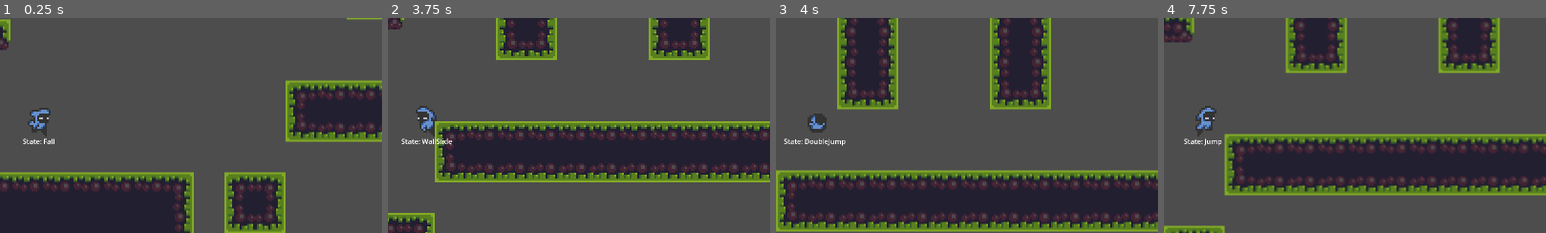
Above: before the commit, frames 1-4 (left to right).
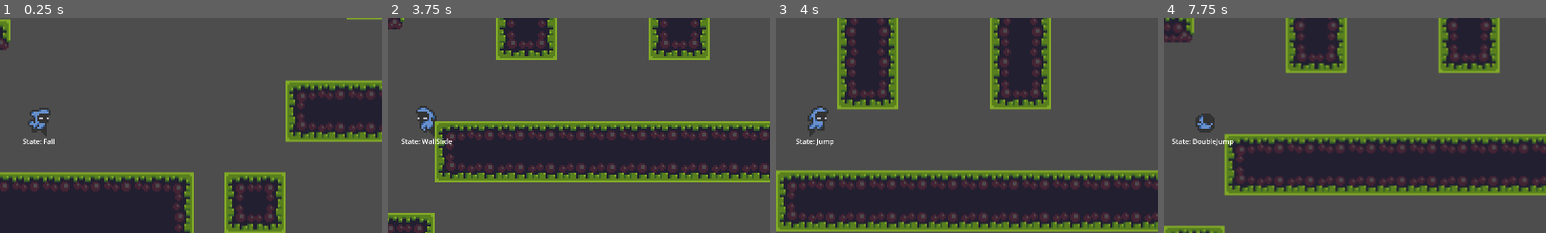
Above: after the commit, the same moments.

Repository: zTiagok/godot.2D_platformer_prototype
Game: Godot game, scene res://Stages/DebugMap.stage.tscn
Same seed, same stepped clock (60 frames per second), same inputs: the game is played once before the commit and once after it.
Inputs:
- Up to frame 1 (0.25 s): no input
- Up to frame 2 (3.75 s): hold D (right) 0.53-2.03 s; tap Space (jump) at 0.6, 0.77, 1.07, 1.52, 1.55, 1.82, 2.1, 3.02, 3.05, 3.32, 3.6 s; tap Shift (dodge) at 1.35, 2.85 s; hold A (left) 2.03-2.78 s; hold D (right) from 2.78 s (still down)
- Up to frame 3 (4 s): keep holding D (right); tap Space (jump) at 3.77 s
- Up to frame 4 (7.75 s): tap Space (jump) at 4.07, 4.52, 4.55, 4.82, 5.1, 6.02, 6.05, 6.32, 6.6, 6.77, 7.07, 7.52, 7.55 s; release D (right) at 4.28 s; hold A (left) 4.28-5.03 s; tap Shift (dodge) at 4.35, 5.85, 7.35 s; hold D (right) 5.03-5.78 s; hold A (left) 5.78-7.28 s; hold D (right) from 7.28 s (still down)
The pictures show only the part of the screen within x 45-95%, y 22-72%; the shares and areas given below are measured in that part.

Frames 1-2 are identical in both runs. In frame 3, 0.6% of the frame differs, in the area x 2-19%, y 40-60%; in frame 4, 0.6%.

Commit message:
refactor: Changing some structure from "Wall Slide" to "Wall Jump" state.

Diff:
--- a/Entities/Player/Player.entity.tscn
+++ b/Entities/Player/Player.entity.tscn
@@ -15,6 +15,7 @@
 [ext_resource type="Script" uid="uid://dlkp8fm14r05f" path="res://Entities/Player/States/DoubleJump.script.gd" id="9_ndr5u"]
 [ext_resource type="Texture2D" uid="uid://dn0i2xkrgn4eu" path="res://Entities/Player/Sprites/Player Jump Down.png" id="9_uyy4i"]
 [ext_resource type="Script" uid="uid://ctf4lg5ecc2ud" path="res://Entities/Player/States/WallSlide.state.gd" id="11_ssdom"]
+[ext_resource type="Script" uid="uid://blljp5yioaqph" path="res://Entities/Player/States/WallJump.script.gd" id="12_35vsa"]
 [ext_resource type="Texture2D" uid="uid://dunaj1w72xgrv" path="res://Entities/Player/Sprites/Player Double Jump.png" id="14_ndr5u"]
 [ext_resource type="Texture2D" uid="uid://dv37x8d0vb5k8" path="res://Entities/Player/Sprites/Player Wall Slide.png" id="16_as5ja"]
 
@@ -441,6 +442,59 @@
 "transitions": PackedFloat32Array(1),
 "update": 0,
 "values": [Vector2(-1, -8)]
+}
+
+[sub_resource type="Animation" id="Animation_kbb50"]
+resource_name = "WallJump"
+length = 0.3
+loop_mode = 1
+tracks/0/type = "value"
+tracks/0/imported = false
+tracks/0/enabled = true
+tracks/0/path = NodePath("Sprite2D:frame")
+tracks/0/interp = 1
+tracks/0/loop_wrap = true
+tracks/0/keys = {
+"times": PackedFloat32Array(0, 0.1, 0.2, 0.3),
+"transitions": PackedFloat32Array(1, 1, 1, 1),
+"update": 1,
+"values": [0, 1, 2, 1]
+}
+tracks/1/type = "value"
+tracks/1/imported = false
+tracks/1/enabled = true
+tracks/1/path = NodePath("Sprite2D:texture")
+tracks/1/interp = 1
+tracks/1/loop_wrap = true
+tracks/1/keys = {
+"times": PackedFloat32Array(0),
+"transitions": PackedFloat32Array(1),
+"update": 1,
+"values": [ExtResource("9_3auna")]
+}
+tracks/2/type = "value"
+tracks/2/imported = false
+tracks/2/enabled = true
+tracks/2/path = NodePath("Sprite2D:hframes")
+tracks/2/interp = 1
+tracks/2/loop_wrap = true
+tracks/2/keys = {
+"times": PackedFloat32Array(0),
+"transitions": PackedFloat32Array(1),
+"update": 1,
+"values": [3]
+}
+tracks/3/type = "value"
+tracks/3/imported = false
+tracks/3/enabled = true
+tracks/3/path = NodePath("Sprite2D:position")
+tracks/3/interp = 1
+tracks/3/loop_wrap = true
+tracks/3/keys = {
+"times": PackedFloat32Array(0),
+"transitions": PackedFloat32Array(1),
+"update": 0,
+"values": [Vector2(0, -8)]
 }
 
 [sub_resource type="AnimationLibrary" id="AnimationLibrary_v2pd8"]
@@ -452,6 +506,7 @@
 &"Jump": SubResource("Animation_ia10a"),
 &"RESET": SubResource("Animation_l7pnr"),
 &"Walk": SubResource("Animation_v2pd8"),
+&"WallJump": SubResource("Animation_kbb50"),
 &"WallSlide": SubResource("Animation_ssdom")
 }
 
@@ -507,6 +562,10 @@
 script = ExtResource("11_ssdom")
 metadata/_custom_type_script = "uid://dvrnpg6dthq2s"
 
+[node name="WallJump" type="Node" parent="StateMachine"]
+script = ExtResource("12_35vsa")
+metadata/_custom_type_script = "uid://dvrnpg6dthq2s"
+
 [node name="DebugEntity" parent="." instance=ExtResource("8_rt0of")]
 z_index = 10
 z_as_relative = false
--- a/Entities/Player/Player.script.gd
+++ b/Entities/Player/Player.script.gd
@@ -63,6 +63,19 @@
 			wallSlideTimer = 0.3
 
 
+# Função utilizada para saber de qual lado da parede o Player está encostado.
+func DetectWallSide() -> Vector2:
+	var currentCollision : KinematicCollision2D
+
+	# Percorre todas as colisões do Player.
+	for collision in get_slide_collision_count():
+		# Pega a primeira colisão detectada no Player.
+		currentCollision = get_slide_collision(collision)
+
+	# Retorna o vetor do lado no qual está sendo encostado.
+	return currentCollision.get_normal()
+
+
 func ChangeDirection() -> void:
 	# Altera a direção do sprite dependendo da direção do player.
 	if direction.x > 0:
--- a/Entities/Player/States/Fall.script.gd
+++ b/Entities/Player/States/Fall.script.gd
@@ -15,10 +15,10 @@
 	# Caso o Player pule novamente, vá para o Double Jump.
 	if Input.is_action_just_pressed("jump") && player.jumpsQuantity > 0:
 		if player.jumpsQuantity == 1:
-			stateMachine.ChangeState("Jump")
+			stateMachine.ChangeState("DoubleJump")
 
 		if player.jumpsQuantity >= 2:
-			stateMachine.ChangeState("DoubleJump")
+			stateMachine.ChangeState("Jump")
 
 
 func PhysicsUpdate(_delta) -> void:
--- /dev/null
+++ b/Entities/Player/States/WallJump.script.gd
@@ -0,0 +1,51 @@
+extends State
+
+var player : Player
+var wallSide : Vector2
+
+func Enter() -> void:
+	player = entity
+	player.isJumping = true
+
+	# Player fica impossibilitado de encostar na parede novamente.
+	player.canWallSlide = false
+
+	# Diminui a quantidade de pulos utilizados.
+	player.jumpsQuantity -= 1
+
+	# Aplica o pulo ao entrar no estado com base na força do pulo.
+	player.velocity.y = -player.entity.jumpForce
+
+	# Salva a direção da parede que o Player está encostando.
+	wallSide = player.DetectWallSide()
+
+	# Pega uma força para pular para fora da parede...
+	# var jumpOffForce = Vector2(wallSide.x * horizontalPushOff, player.entity.jumpForce * 1.5)
+	var jumpOffForce = Vector2(wallSide.x * player.wallJumpForce.x, -player.wallJumpForce.y)
+
+	# ...e seta essa força na velocity do Player.
+	player.velocity = lerp(player.velocity, jumpOffForce, player.movementAcceleration * 0.1)
+
+
+func Update(_delta) -> void:
+	# Se a velocidade vertical do player passar do limiar de 0 (No caso, está caindo),
+	# ele altera o state para o "Fall".
+	if player.canWallSlide:
+		stateMachine.ChangeState("Fall")
+
+	# Caso o Player pule novamente, vá para o Double Jump.
+	if Input.is_action_just_pressed("jump") && !player.isFalling && player.jumpsQuantity > 0:
+		stateMachine.ChangeState("DoubleJump")
+
+func PhysicsUpdate(_delta) -> void:
+	# Calcula a movimentação na horizontal, apenas se o Player estiver movendo-se em outra direção para fora da parede.
+	if player.direction.x != 0 && player.direction.x == wallSide.x:
+	# Altera a velocidade do Player gradualmente.
+		player.velocity.x = lerp(player.velocity.x, (player.direction.x * player.entity.movementSpeed), player.movementAcceleration * _delta)
+	else:
+		# Caso não haja movimento, irá diminuir a velocidade gradualmente.
+		player.velocity.x = lerp(player.velocity.x, 0.0, player.stopAcceleration * _delta)
+
+
+func Exit() -> void:
+	player.isJumping = false
--- a/Entities/Player/States/WallSlide.state.gd
+++ b/Entities/Player/States/WallSlide.state.gd
@@ -15,7 +15,7 @@
 
 
 	# Salva a direção da parede que o Player está encostando.
-	wallSide = DetectWallSide()
+	wallSide = player.DetectWallSide()
 
 	# Flipa o sprite do Player baseando-se na direção da parede.
 	ChangePlayerSide(wallSide)
@@ -24,38 +24,11 @@
 func PhysicsUpdate(_delta) -> void:
 	if player.is_on_wall():
 		if (Input.is_action_just_pressed("jump")):
-			# Aplica o Wall Jump.
-			ApplyWallJump()
 
-			# Altera o estado para Jump.
-			stateMachine.ChangeState("Jump")
+			# Altera o estado para WallJump.
+			stateMachine.ChangeState("WallJump")
 	else:
 		stateMachine.ChangeState("Fall")
-
-
-func DetectWallSide() -> Vector2:
-	var currentCollision : KinematicCollision2D
-
-	# Percorre todas as colisões do Player.
-	for collision in player.get_slide_collision_count():
-		# Pega a primeira colisão detectada no Player.
-		currentCollision = player.get_slide_collision(collision)
-
-	# Retorna o vetor do lado no qual está sendo encostado.
-	return currentCollision.get_normal()
-
-
-func ApplyWallJump() -> void:
-	# Player fica impossibilitado de encostar na parede novamente.
-	player.canWallSlide = false
-
-	# Pega uma força para pular para fora da parede...
-	# var jumpOffForce = Vector2(wallSide.x * horizontalPushOff, player.entity.jumpForce * 1.5)
-	var jumpOffForce = Vector2(wallSide.x * player.wallJumpForce.x, player.wallJumpForce.y)
-
-	# ...e seta essa força na velocity do Player.
-	player.velocity = lerp(player.velocity, jumpOffForce, player.movementAcceleration * 0.1)
-
 
 # Função utilizada para alterar a direção do sprite do Player em base na
 # direção que a parede está, utilizando a função "DetectWallSide"
Not shown: 1 places in Entities/Player/Player.entity.tscn that only renumber resources
Not shown, added: Entities/Player/States/WallJump.script.gd.uid
